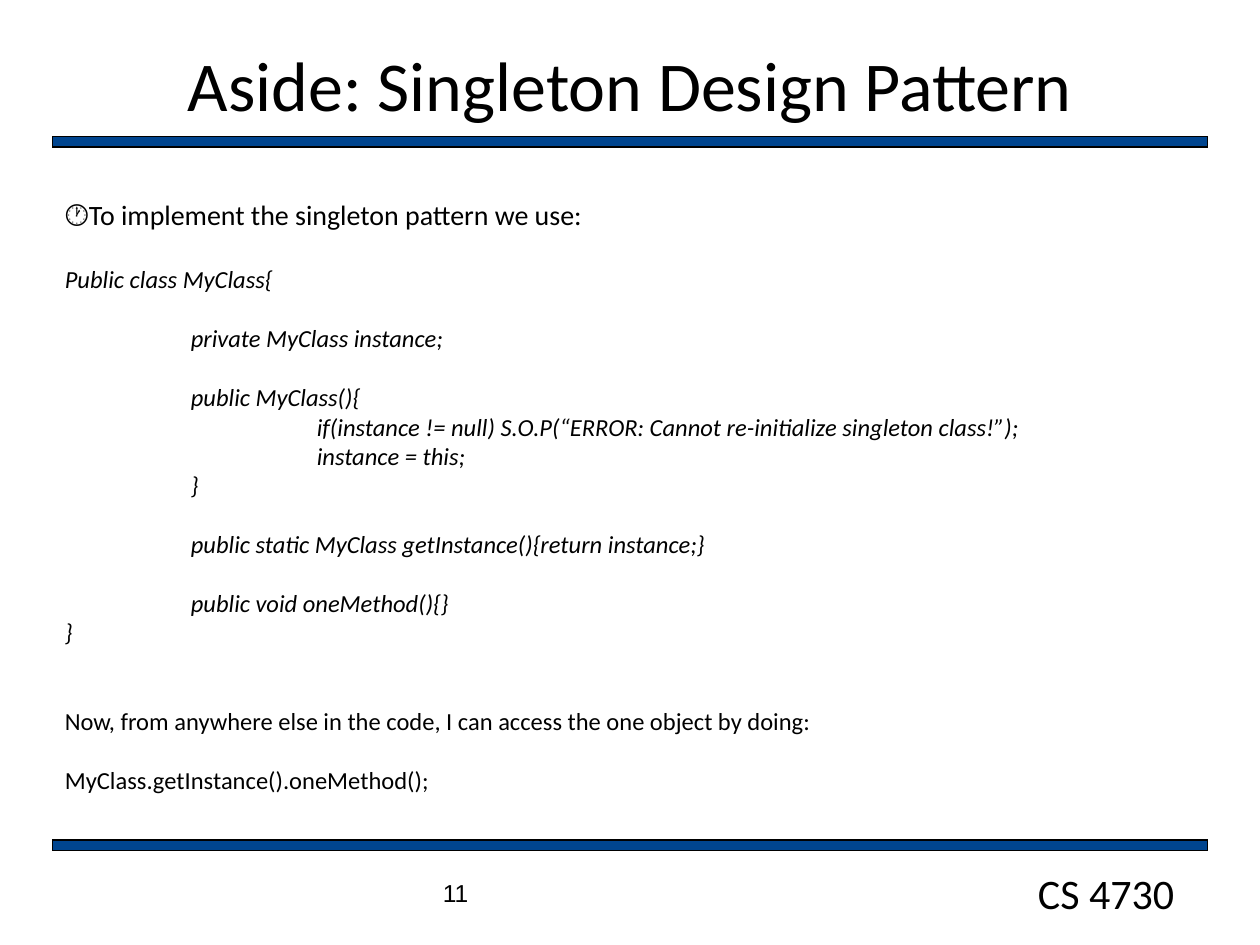
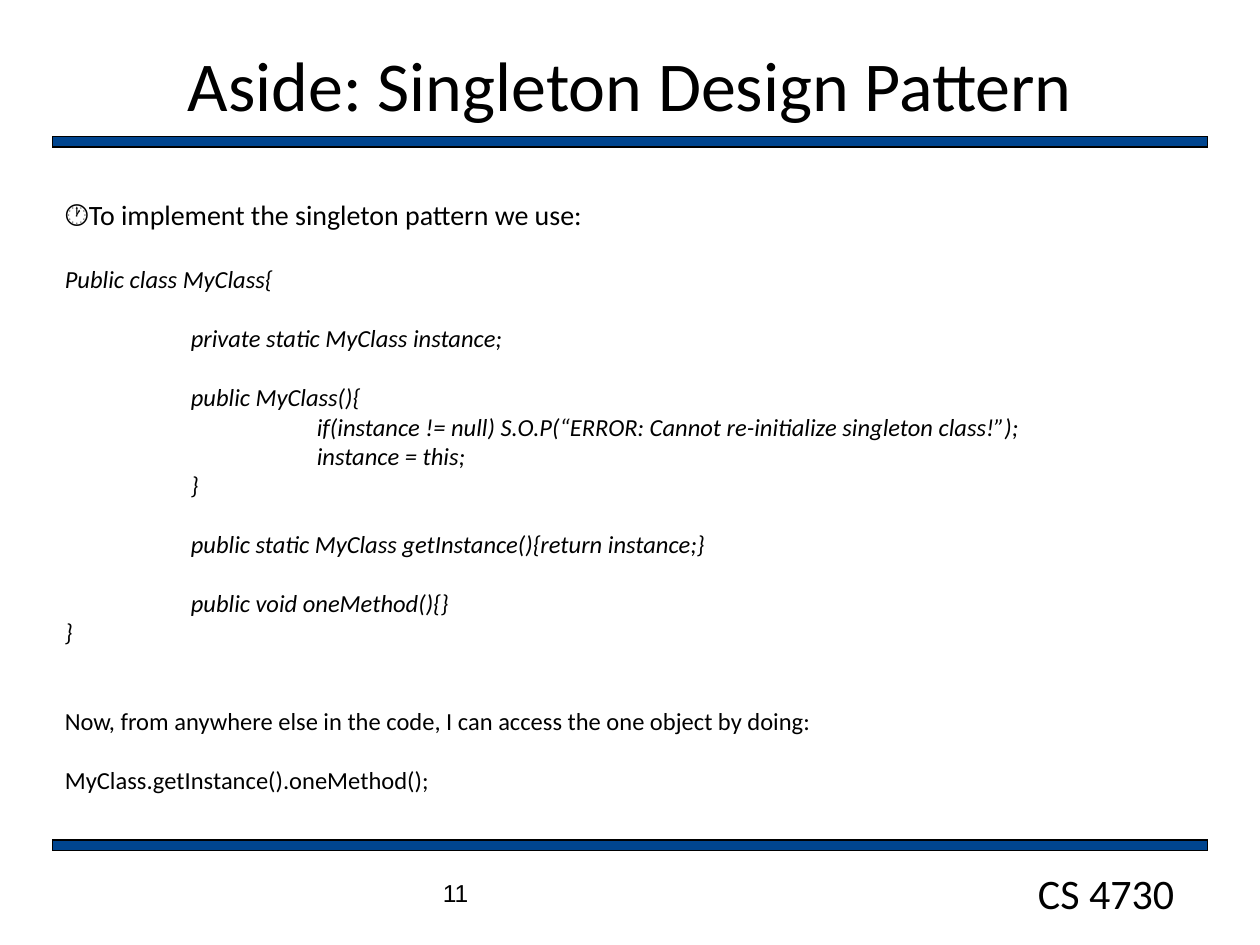
Before and after one commit to markfloryan/gamedesign, a slide deck: slide 11 of slides/Tweening.pptx. Drawn at 1260x945 pixels with LibreOffice and Linux fonts; fonts in the diff are those of the drawing; background and template pictures are left out. Boxes give left, top, right and bottom in pixels: in the first picture for what was removed or moved away, otherwise in the second. Text is boxed around its words. In the diff, an @@ line names an element or a change of style, - is before the commit and + after.

Commit message:
mda and tweening slide updates

```diff
--- a/slides/Tweening.pptx
+++ b/slides/Tweening.pptx
@@ text at [191,330,502,351]: text changed @@
-private MyClass instance;
+private static MyClass instance;
```
Also in this commit, not shown: 2 other files.
